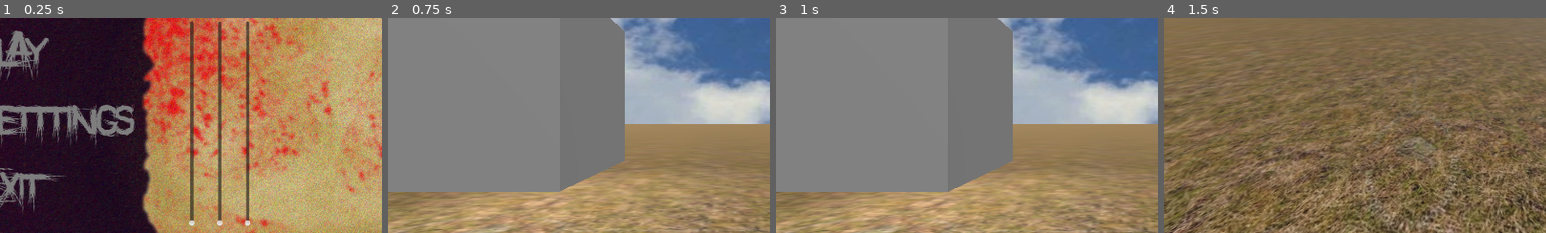
Above: before the commit, frames 1-4 (left to right).
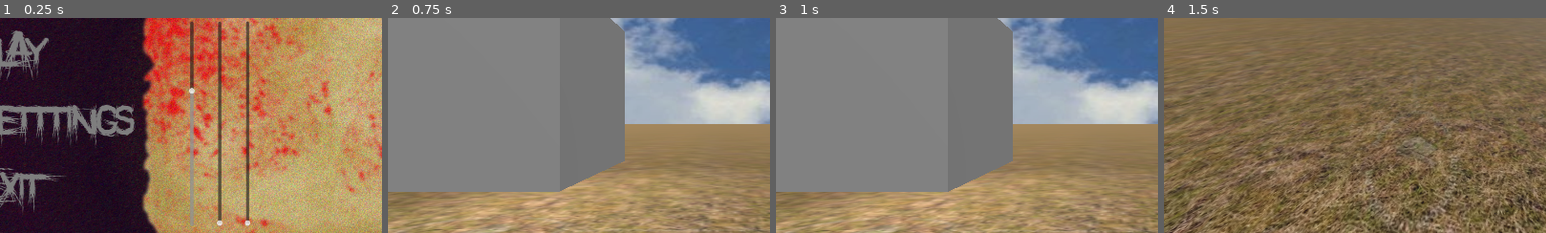
Above: after the commit, the same moments.

Repository: Sea-Men-Studios/Despair
Game: Godot game, scene res://scenes/MainMenu.tscn
The game is run twice, just before and just after one commit, with the same random seed, the same clock (stepped at 60 frames per second) and the same inputs.
Inputs (mouse positions are % of the whole screen's width and height, from its top left):
- Up to frame 1 (0.25 s): no input
- Up to frame 2 (0.75 s): click "Play" at 0.5 s
- Up to frame 3 (1 s): no input
- Up to frame 4 (1.5 s): tap Enter at 1.25 s; move the mouse to (55, 50) at 1.27 s; hold W (forwards) from 1.28 s (still down); tap Q at 1.35 s
The pictures show only the part of the screen within x 6-56%, y 27-77%; the shares and areas given below are measured in that part.

The runs differ from the first frame. In frame 1, 0.7% of the frame differs, in the area x 49-51%, y 32-97%; in frame 2, nothing differs; in frame 3, nothing differs; in frame 4, nothing differs.

Commit message:
Volume wip
Volume slider added WIP

Diff:
--- a/scenes/MainMenu.tscn
+++ b/scenes/MainMenu.tscn
@@ -4,6 +4,7 @@
 [ext_resource type="Script" uid="uid://byodywni8fvgd" path="res://src/main_menu.gd" id="1_2wh52"]
 [ext_resource type="FontFile" uid="uid://bdc5pulf3pph6" path="res://assets/fonts/Philophobia-0p8d.ttf" id="2_2wh52"]
 [ext_resource type="Texture2D" uid="uid://c1ojid35x6vj0" path="res://assets/images/BloodyParchment.png" id="4_ow34m"]
+[ext_resource type="Script" uid="uid://iyl54hwv5f1r" path="res://src/volume.gd" id="5_l72w3"]
 
 [sub_resource type="LabelSettings" id="LabelSettings_dtook"]
 font = ExtResource("2_2wh52")
@@ -177,7 +178,11 @@
 [node name="Volume" type="VSlider" parent="Control/TextureRect2/HBoxContainer" unique_id=643072066]
 layout_mode = 2
 offset_transform_scale = Vector2(1.615, 1.615)
+max_value = 1.5
+step = 0.05
+value = 1.0
 ticks_on_borders = true
+script = ExtResource("5_l72w3")
 
 [node name="FoV" type="VSlider" parent="Control/TextureRect2/HBoxContainer" unique_id=1396317106]
 layout_mode = 2
@@ -203,4 +208,5 @@
 [connection signal="pressed" from="Control/VBoxContainer/Control/Play" to="." method="_on_play_pressed"]
 [connection signal="pressed" from="Control/VBoxContainer/Control2/Settings" to="." method="_on_settings_pressed"]
 [connection signal="pressed" from="Control/VBoxContainer/Control3/Exit" to="." method="_on_exit_pressed"]
+[connection signal="value_changed" from="Control/TextureRect2/HBoxContainer/Volume" to="Control/TextureRect2/HBoxContainer/Volume" method="_on_value_changed"]
 [connection signal="pressed" from="Control/TextureRect2/Back" to="." method="_on_back_pressed"]
--- /dev/null
+++ b/src/volume.gd
@@ -0,0 +1,19 @@
+extends VSlider
+
+@export var audio_bus_name: String
+
+var audio_bus_id
+
+# Called when the node enters the scene tree for the first time.
+func _ready() -> void:
+	audio_bus_id = AudioServer.get_bus_index(audio_bus_name)
+
+
+# Called every frame. 'delta' is the elapsed time since the previous frame.
+func _process(delta: float) -> void:
+	pass
+
+
+func _on_value_changed(value: float) -> void:
+	var db = linear_to_db(value)
+	AudioServer.set_bus_volume_db(audio_bus_id, db)
Not shown, added: src/volume.gd.uid
